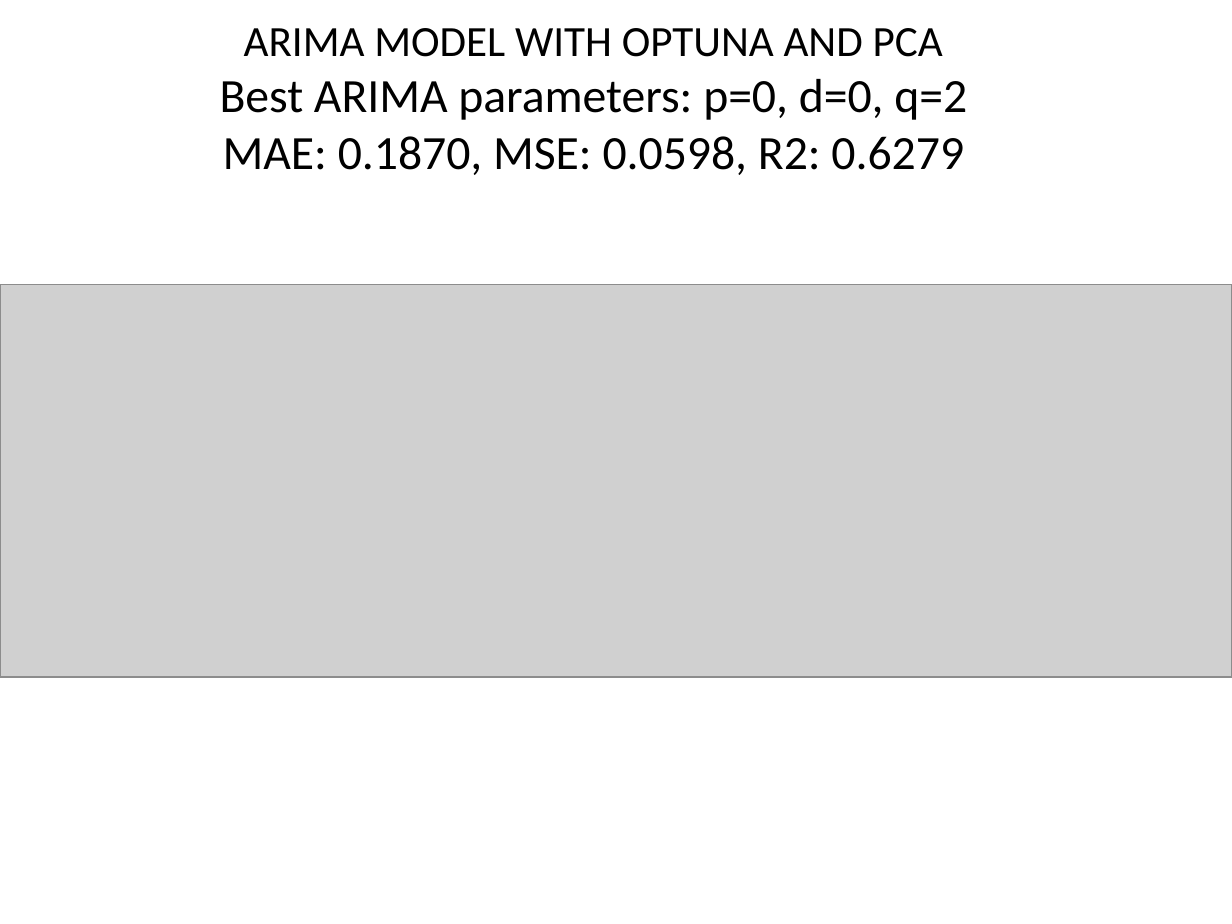
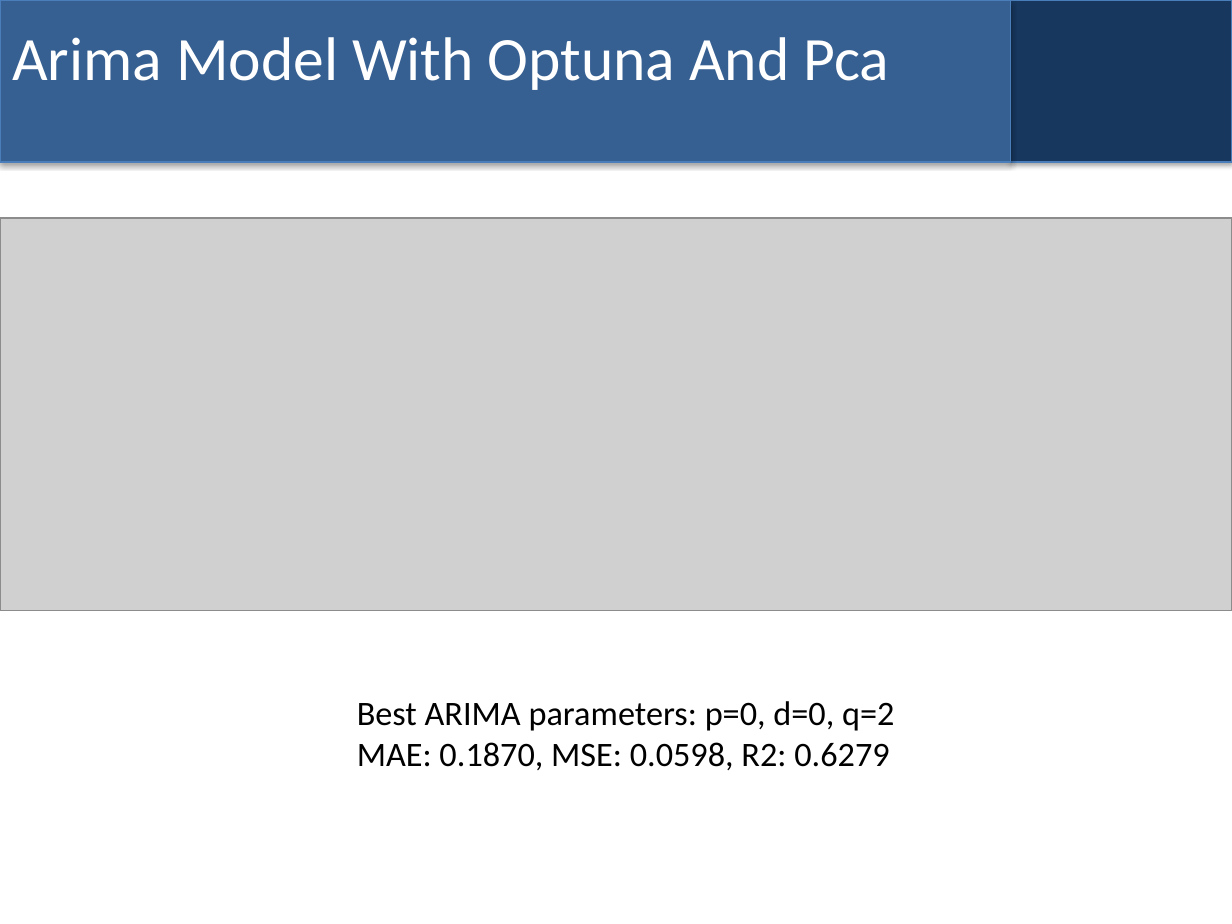
Before and after one commit to bhusalgokarna/Ds_FinalProject, a slide deck: slide 19 of models/Time_Series_EDA_Forecasting_Model_.pptx. Drawn at 1232x924 pixels with LibreOffice and Linux fonts; fonts in the diff are those of the drawing; grey boxes stand for pictures. Boxes give left, top, right and bottom in pixels: in the first picture for what was removed or moved away, otherwise in the second. Text is boxed around its words. In the diff, an @@ line names an element or a change of style, - is before the commit and + after.

```diff
--- a/models/Time_Series_EDA_Forecasting_Model_.pptx
+++ b/models/Time_Series_EDA_Forecasting_Model_.pptx
@@ rectangle added at (0,0,1010,161), fill #376092, outline #4B7EBC 0.75 pt @@
@@ rectangle added at (1010,0,1232,161), fill #17375E, outline #4B7EBC 0.75 pt @@
@@ title at (12,37,890,90): text changed; size 27.9 to 36 pt; text colour #000000 to #FFFFFF @@
-ARIMA MODEL WITH OPTUNA AND PCA
-Best ARIMA parameters: p=0, d=0, q=2
-MAE: 0.1870, MSE: 0.0598, R2: 0.6279
+Arima Model With Optuna And Pca
@@ picture: place and size @@
-picture at (0,285,1232,678)
+picture at (0,218,1232,611)
@@ text added at (357,701,894,770), 20 pt, text #000000 @@
+Best ARIMA parameters: p=0, d=0, q=2
+MAE: 0.1870, MSE: 0.0598, R2: 0.6279
```
Also in this commit, not shown: 22 other slides changed, 2 slides added, 2 slides removed, 1 other file.
